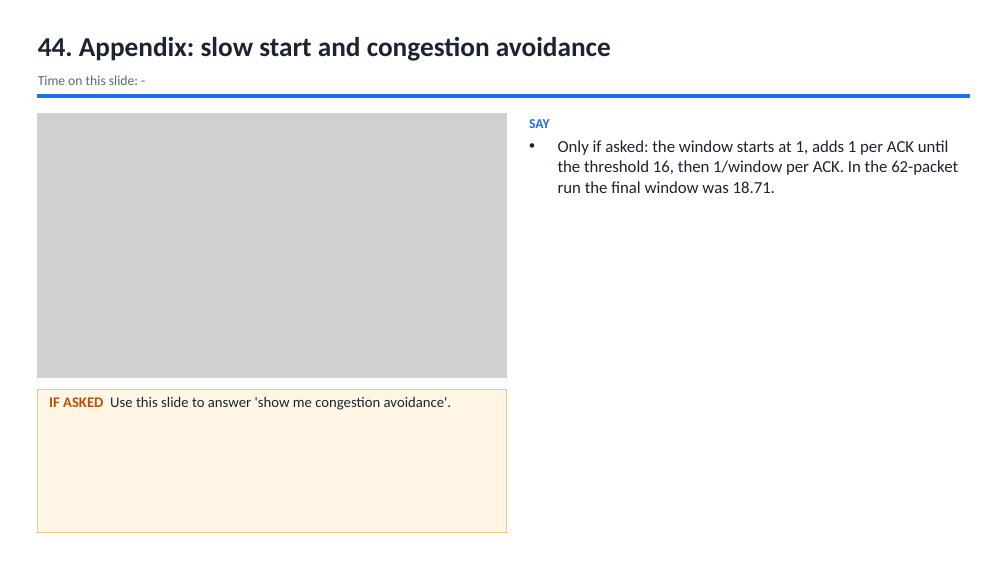
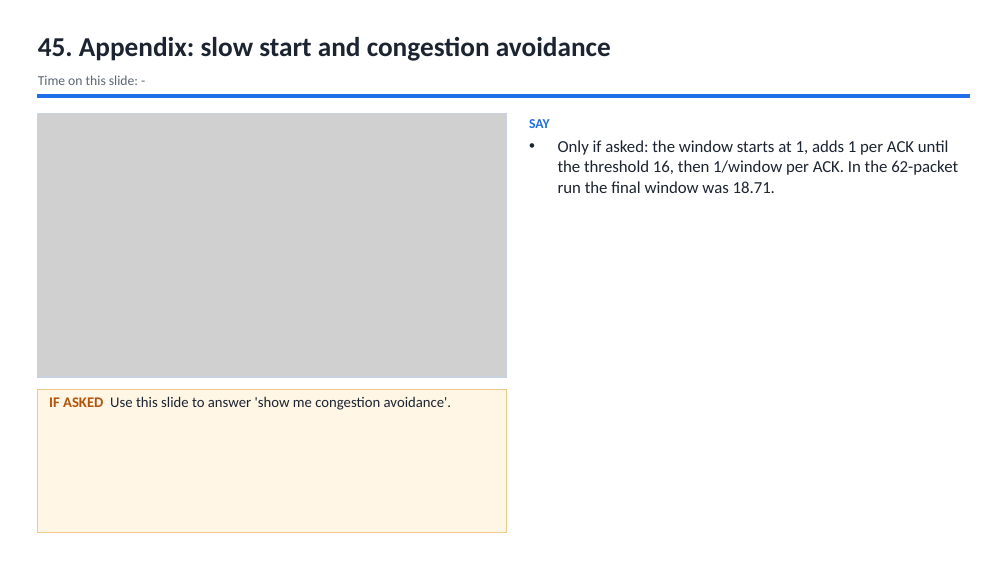
Before and after one commit to Capsturrrr/REPLIC, a slide deck: slide 47 of docs/final/RUDP_Host_Guide.pptx (slide 46 before the commit). Drawn at 1008x567 pixels with LibreOffice and Linux fonts; fonts in the diff are those of the drawing; grey boxes stand for pictures. Boxes give left, top, right and bottom in pixels: in the first picture for what was removed or moved away, otherwise in the second. Text is boxed around its words. In the diff, an @@ line names an element or a change of style, - is before the commit and + after.

```diff
--- a/docs/final/RUDP_Host_Guide.pptx
+++ b/docs/final/RUDP_Host_Guide.pptx
@@ text at [38, 37, 611, 61]: text changed @@
-44. Appendix: slow start and congestion avoidance
+45. Appendix: slow start and congestion avoidance
```
Also in this commit, not shown: 38 other slides changed, 1 slide added, 6 other files.
